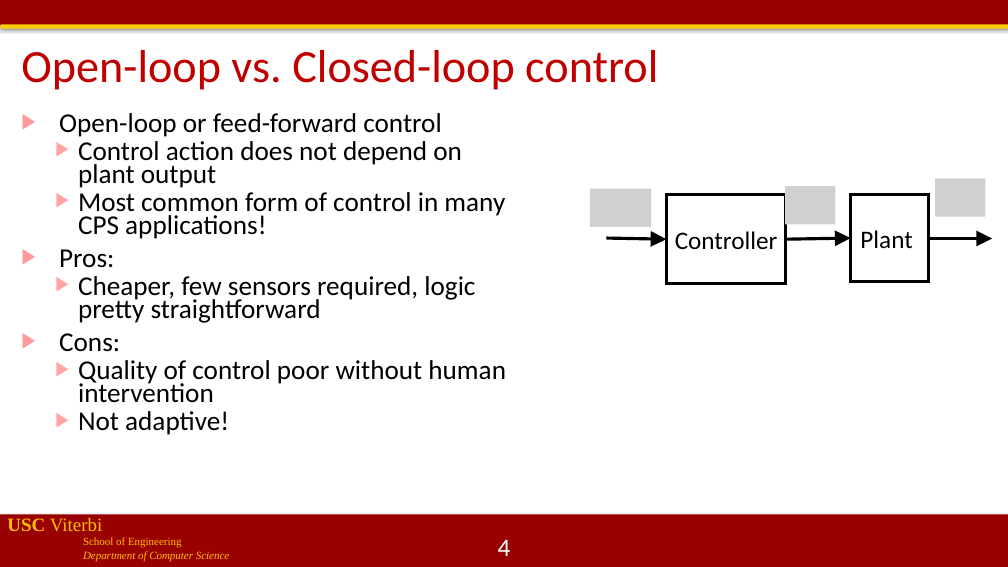
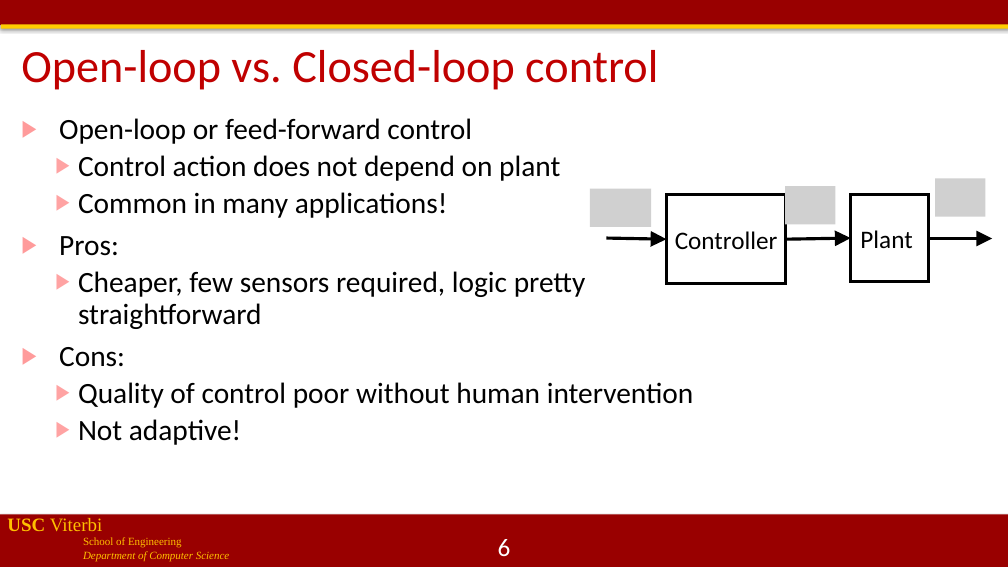
Before and after one commit to jdeshmukh/jdeshmukh.github.io, a slide deck: slide 6 of teaching/cs513slides/lecture5-Control.pptx (slide 4 before the commit). Drawn at 1008x567 pixels with LibreOffice and Linux fonts; fonts in the diff are those of the drawing; grey boxes stand for pictures; background and template pictures are left out. Boxes give left, top, right and bottom in pixels: in the first picture for what was removed or moved away, otherwise in the second. Text is boxed around its words. In the diff, an @@ line names an element or a change of style, - is before the commit and + after.

```diff
--- a/teaching/cs513slides/lecture5-Control.pptx
+++ b/teaching/cs513slides/lecture5-Control.pptx
@@ text at (x1=59, y1=118, x2=693, y2=445): size 25.9 to 28 pt in "Open-loop or feed-forward control", "Pros:", "Cheaper, few sensors required, logic pretty straightforward", "Cons:" and 2 more places; line spacing 0.7 to 0.9 @@
@@ text at (x1=78, y1=155, x2=560, y2=218): text changed; size 25.9 to 28 pt @@
-  ▶ Control action does not depend on plant output
-  ▶ Most common form of control in many CPS applications!
+  ▶ Control action does not depend on plant
+  ▶ Common in many applications!
@@ page number at (x1=498, y1=539, x2=511, y2=556): text changed @@
-4
+6
```
Also in this commit, not shown: 18 other slides changed, 11 slides added, 1 slide removed, 1 other file.
